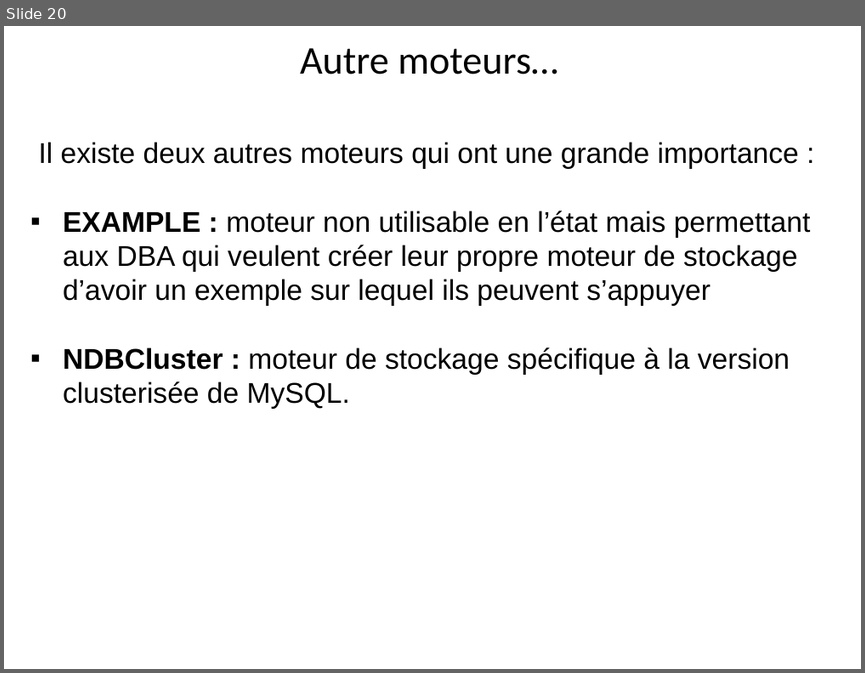
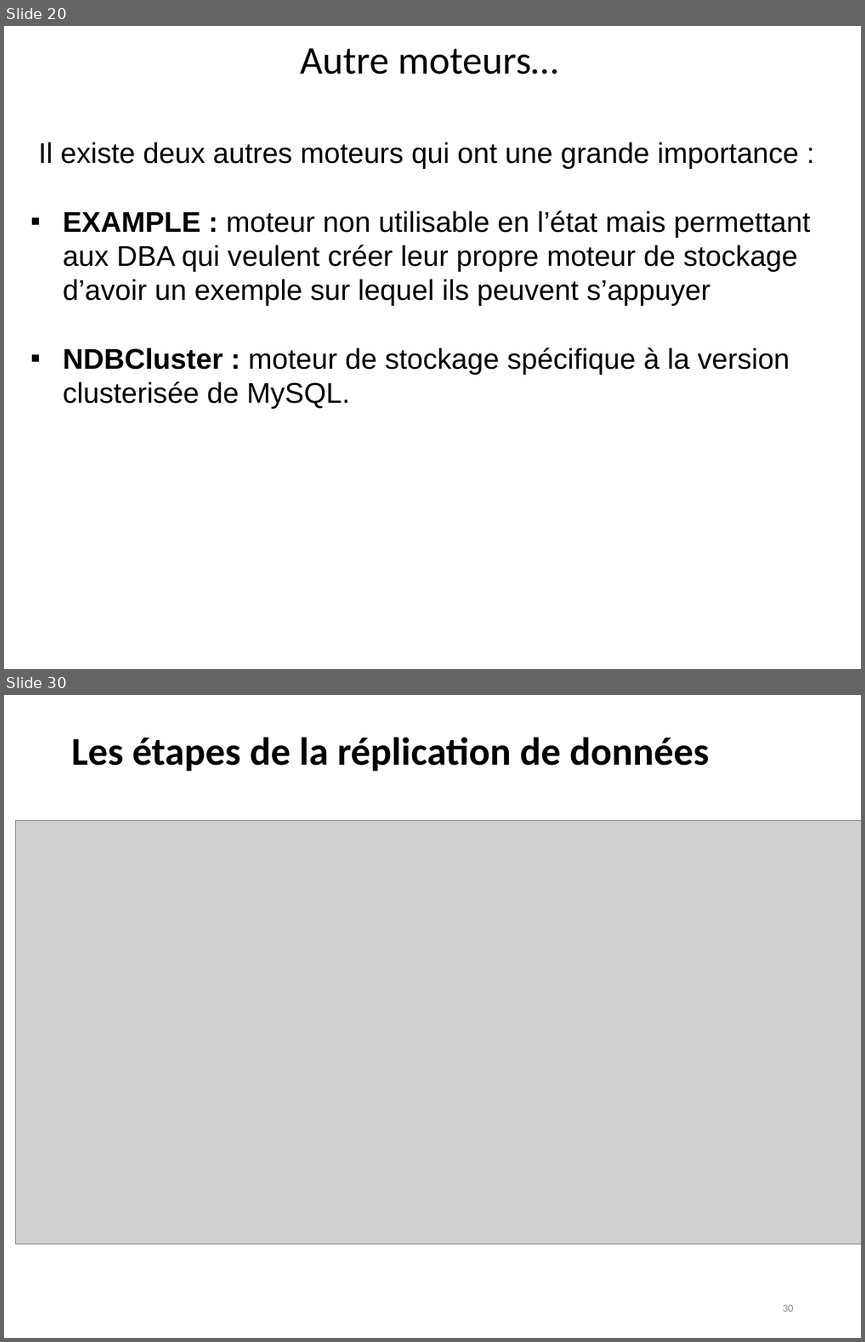
Before and after one commit to hosniah/mysql-labs, a slide deck: Administration MYSQL.pptx. Shown one above the other, each under a label of ours: slide 20 before the commit, slides 20 and 30 after it; the slides between them are not shown. The pictures are 865x673 and 865x1342 pixels, drawn with LibreOffice and Linux fonts; fonts in the diff are those of the drawing; grey boxes stand for pictures. Boxes give left, top, right and bottom in pixels: in the first picture for what was removed or moved away, otherwise in the second. Text is boxed around its words. In the diff, an @@ line names an element or a change of style, - is before the commit and + after.

```diff
--- a/Administration MYSQL.pptx
+++ b/Administration MYSQL.pptx
@@ slide 30 added at bbox=[4, 695, 861, 1338], background #FFFFFF @@
@@ title added at bbox=[71, 737, 709, 771], 33 pt, text #000000, bold @@
+Les étapes de la réplication de données
@@ picture added at bbox=[16, 820, 861, 1243] @@
@@ page number added at bbox=[783, 1304, 794, 1311], 9 pt, text #898989 @@
+30
```
Also in this commit, not shown: 2 slides changed, 23 other slides added.
